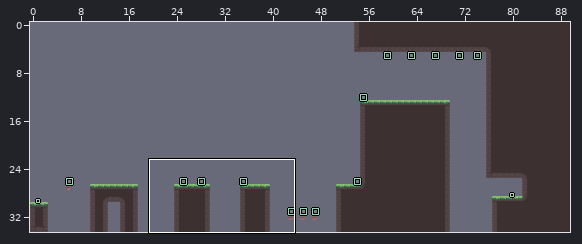
An edit to a level. LDtk project, Levels/World_2/Level_2-4.ldtk. The first picture is a wide view before the edit; the outline marks the close-up.
Close-up. Earlier state:
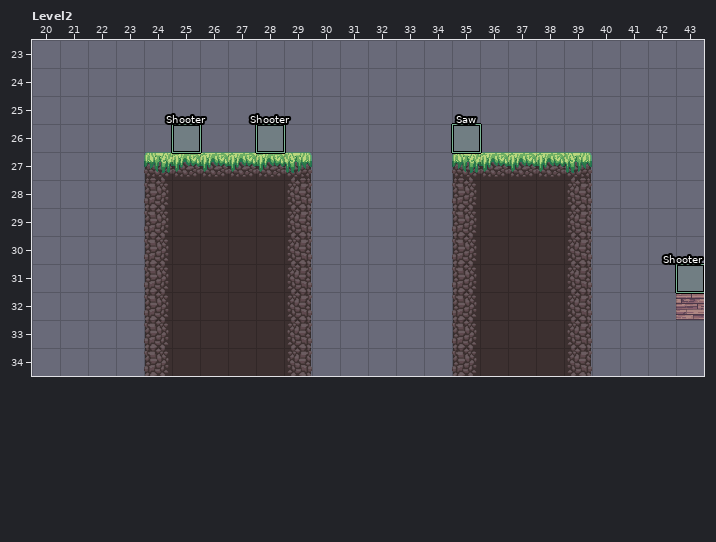
Cells are 32x32 px. Shown: Level2 x 20..43, y 23..34. The commit also changed other parts of the map, which this record leaves out.
The same view after the edit:
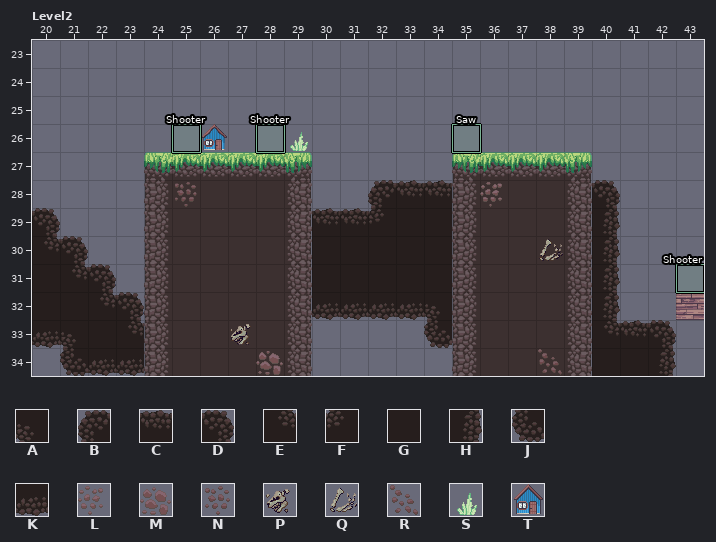
Key: from "BackgroundTiles": A 1, B 2, C 3, D 4, E 8, F 9, G 11, H 12, J 18, K 19, L 25, M 27, N 42, P 49, Q 50, R 58; from "Props": S 15, T 42.
_ is an empty cell, . an unchanged one.
Tiles of an added or newly shown layer are drawn over the layers below it.
Message: fixs n props
From old to new:
--- layer "Props" (added)
@@ x 26..29 @@
-26 _.._
+26 T..S
--- layer "BackgroundTiles" (added)
@@ x 20..42 @@
-28 ....._......___._..._..
-29 _........._____....._..
-30 __........_____..._._..
-31 ___......._____....._..
-32 ____......_____....._..
-33 ____..._......_.....___
-34 .___...._........._.___
+28 .....N......BCC.L...D..
+29 D.........CCFGG.....H..
+30 ED........GGGGG...Q.H..
+31 GED.......GGGGG.....H..
+32 GGED......KKKKA.....H..
+33 KAGE...P......J.....ECD
+34 .JKK....M.........R.GGH
